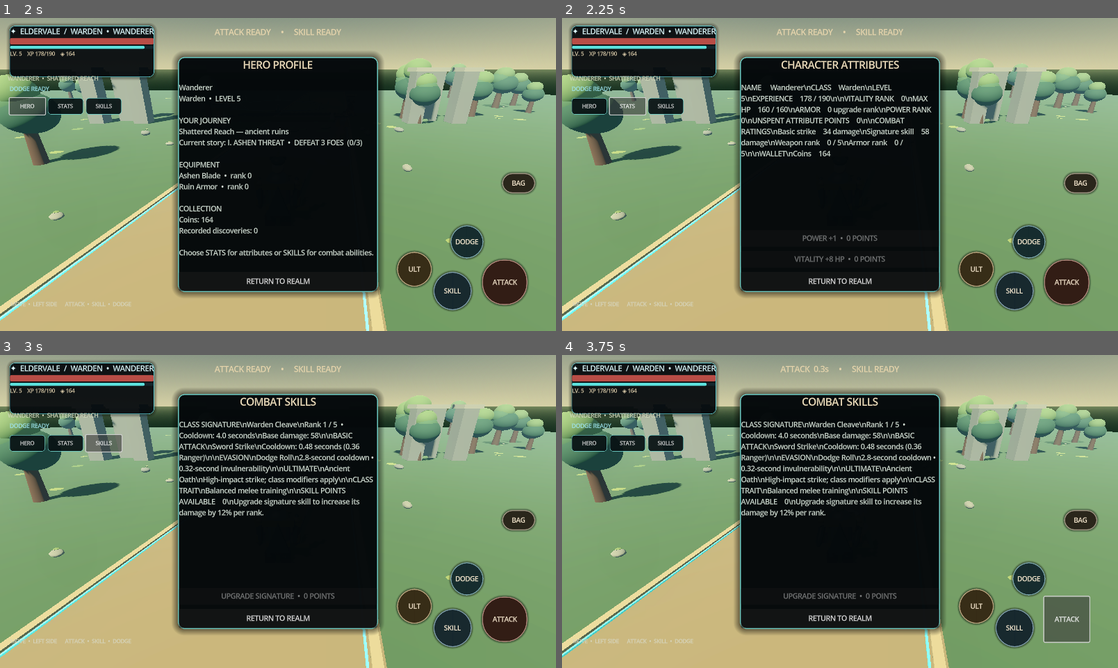
Above: before the commit, frames 1-4 (two rows, left to right).
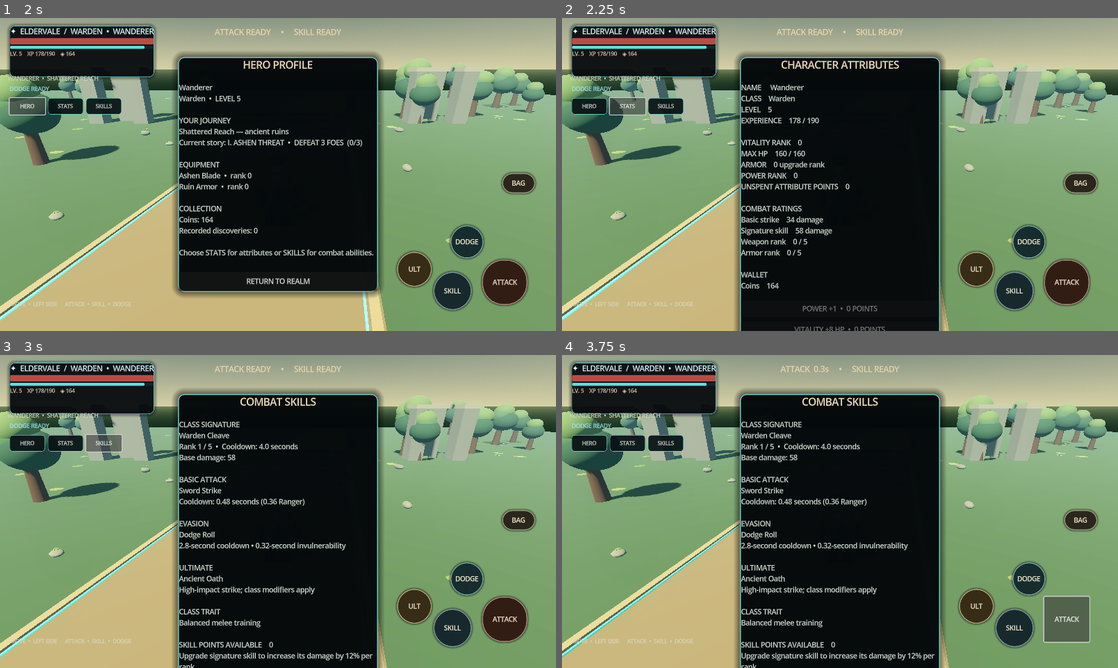
Above: after the commit, the same moments.

Repository: filesgloom-png/ELDERVALE
Game: Godot game, scene res://scenes/main_3d.tscn
Same seed, same stepped clock (60 frames per second), same inputs: the game is played once before the commit and once after it.
Inputs:
- Up to frame 1 (2 s): click "CREATE HERO • BEGIN ADVENTURE" at 0.5 s; click "HERO" at 1.25 s
- Up to frame 2 (2.25 s): click "STATS" at 2 s
- Up to frame 3 (3 s): click "SKILLS" at 2.75 s
- Up to frame 4 (3.75 s): click "ATTACK" at 3.5 s

Frame 1 is identical in both runs. In frame 2, 8.7% of the frame differs, in the area x 31-69%, y 21-100%; in frame 3, 9.3%; in frame 4, 9.3%.

Commit message:
fix: render profile page text with real line breaks

Diff:
--- a/scripts/main_3d.gd
+++ b/scripts/main_3d.gd
@@ -1170,7 +1170,7 @@
 			var skill_power := int(round(float(58 + weapon_level * 14 + strength_rank * 3) * (1.0 + float(signature_skill_rank - 1) * 0.12)))
 			if character_class == "Arcanist":
 				skill_power = int(round(float(skill_power) * 1.35))
-			profile_content_label.text = "NAME     %s\\nCLASS    %s\\nLEVEL    %d\\nEXPERIENCE    %d / %d\\n\\nVITALITY RANK    %d\\nMAX HP    %d / %d\\nARMOR    %d upgrade rank\\nPOWER RANK    %d\\nUNSPENT ATTRIBUTE POINTS    %d\\n\\nCOMBAT RATINGS\\nBasic strike    %d damage\\nSignature skill    %d damage\\nWeapon rank    %d / 5\\nArmor rank    %d / 5\\n\\nWALLET\\nCoins    %d" % [character_name, charac …(189 unchanged characters)…
+			profile_content_label.text = "NAME     %s\nCLASS    %s\nLEVEL    %d\nEXPERIENCE    %d / %d\n\nVITALITY RANK    %d\nMAX HP    %d / %d\nARMOR    %d upgrade rank\nPOWER RANK    %d\nUNSPENT ATTRIBUTE POINTS    %d\n\nCOMBAT RATINGS\nBasic strike    %d damage\nSignature skill    %d damage\nWeapon rank    %d / 5\nArmor rank    %d / 5\n\nWALLET\nCoins    %d" % [character_name, charac …(189 unchanged characters)…
 			profile_power_button.text = "POWER +1  •  %d POINTS" % stat_points
 			profile_power_button.disabled = stat_points <= 0 or strength_rank >= 50
 			profile_vitality_button.text = "VITALITY +8 HP  •  %d POINTS" % stat_points
@@ -1185,7 +1185,7 @@
 			elif character_class == "Ranger":
 				class_skill = "Duskstrider Cut"
 				class_passive = "Basic attack cooldown reduced; movement speed +15%"
-			profile_content_label.text = "CLASS SIGNATURE\\n%s\\nRank %d / 5  •  Cooldown: 4.0 seconds\\nBase damage: %d\\n\\nBASIC ATTACK\\nSword Strike\\nCooldown: 0.48 seconds (0.36 Ranger)\\n\\nEVASION\\nDodge Roll\\n2.8-second cooldown • 0.32-second invulnerability\\n\\nULTIMATE\\nAncient Oath\\nHigh-impact strike; class modifiers apply\\n\\nCLASS TRAIT\\n%s\\n\\nSKILL POINTS AVAILABLE    %d\\nUpgrade signature skill to increase it …(186 unchanged characters)…
+			profile_content_label.text = "CLASS SIGNATURE\n%s\nRank %d / 5  •  Cooldown: 4.0 seconds\nBase damage: %d\n\nBASIC ATTACK\nSword Strike\nCooldown: 0.48 seconds (0.36 Ranger)\n\nEVASION\nDodge Roll\n2.8-second cooldown • 0.32-second invulnerability\n\nULTIMATE\nAncient Oath\nHigh-impact strike; class modifiers apply\n\nCLASS TRAIT\n%s\n\nSKILL POINTS AVAILABLE    %d\nUpgrade signature skill to increase it …(186 unchanged characters)…
 			profile_skill_button.text = "UPGRADE SIGNATURE  •  %d POINTS" % skill_points
 			profile_skill_button.disabled = skill_points <= 0 or signature_skill_rank >= 5
 		_:
